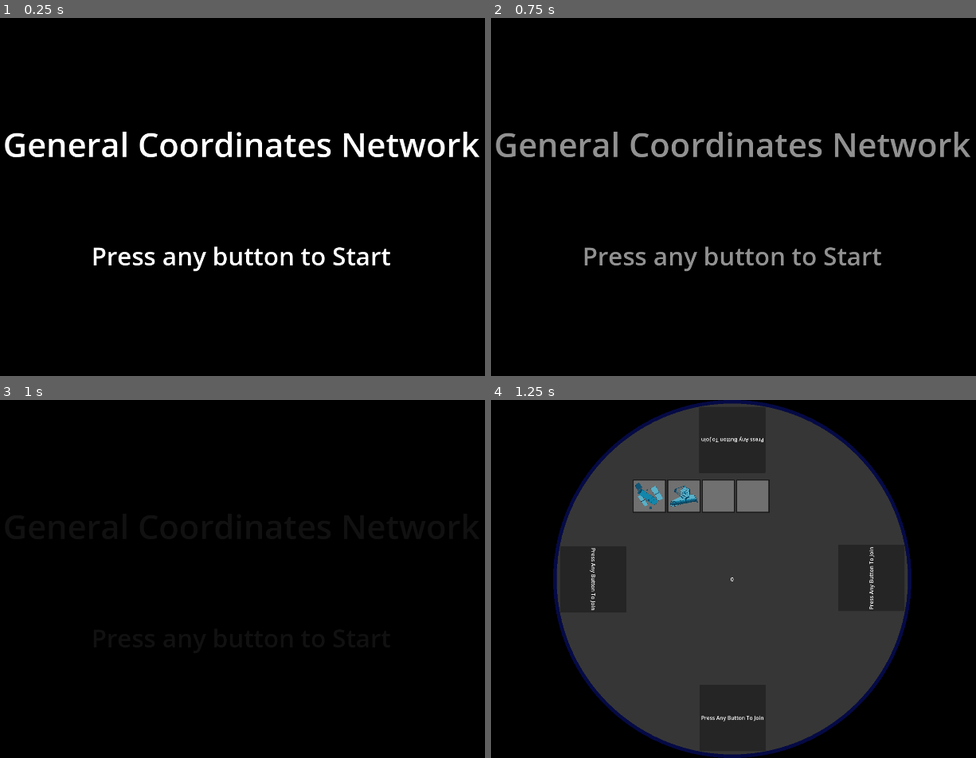
Above: before the commit, frames 1-4 (two rows, left to right).
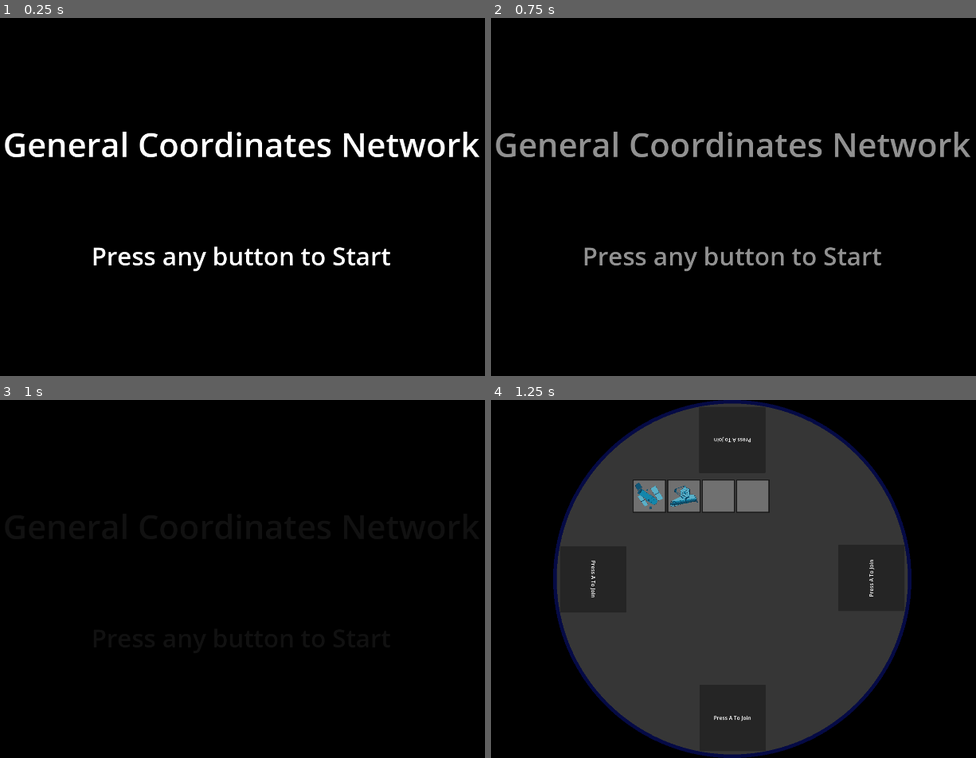
Above: after the commit, the same moments.

Repository: Courey/gcn-interactive-demo
Game: Godot game, scene res://scenes/title screen/title_screen.tscn
The game is run twice, just before and just after one commit, with the same random seed, the same clock (stepped at 60 frames per second) and the same inputs.
Inputs:
- Up to frame 1 (0.25 s): no input
- Up to frame 2 (0.75 s): tap Enter at 0.5 s
- Up to frame 3 (1 s): no input
- Up to frame 4 (1.25 s): no input

Frames 1-3 are identical in both runs. In frame 4, 0.4% of the frame differs, in the area x 20-80%, y 10-90%.

Commit message:
Change input name, refactor input handling

Diff:
--- a/project.godot
+++ b/project.godot
@@ -52,7 +52,7 @@
 "events": [Object(InputEventKey,"resource_local_to_scene":false,"resource_name":"","device":-1,"window_id":0,"alt_press …(192 unchanged characters)…
 ]
 }
-p1_select={
+p1_primary={
 "deadzone": 0.2,
 "events": [Object(InputEventKey,"resource_local_to_scene":false,"resource_name":"","device":-1,"window_id":0,"alt_press …(191 unchanged characters)…
 ]
@@ -117,17 +117,33 @@
 "events": [Object(InputEventKey,"resource_local_to_scene":false,"resource_name":"","device":-1,"window_id":0,"alt_press …(195 unchanged characters)…
 ]
 }
-p2_select={
+p2_primary={
 "deadzone": 0.2,
 "events": [Object(InputEventKey,"resource_local_to_scene":false,"resource_name":"","device":-1,"window_id":0,"alt_press …(191 unchanged characters)…
 ]
 }
-p3_select={
+p3_primary={
 "deadzone": 0.2,
 "events": [Object(InputEventKey,"resource_local_to_scene":false,"resource_name":"","device":-1,"window_id":0,"alt_press …(195 unchanged characters)…
 ]
 }
-p4_select={
+p4_primary={
+"deadzone": 0.2,
+"events": []
+}
+p1_secondary={
+"deadzone": 0.2,
+"events": []
+}
+p2_secondary={
+"deadzone": 0.2,
+"events": []
+}
+p3_secondary={
+"deadzone": 0.2,
+"events": []
+}
+p4_secondary={
 "deadzone": 0.2,
 "events": []
 }
--- a/resources/player_resource.gd
+++ b/resources/player_resource.gd
@@ -15,12 +15,12 @@
 func _init():
 	name = "Player%d" % id
 	input_prefix = "p%d" % id
-	#active = true
-
 
 func get_input_prefix():
 	return "p%d" % id
 
-
 func toggle_active():
 	active = !active
+
+func toggle_ready():
+	ready = !ready
--- a/scenes/observation/player_observer.gd
+++ b/scenes/observation/player_observer.gd
@@ -42,7 +42,7 @@
 
 
 func _input(event):
-	if (event.is_action_pressed(controlling_player.get_input_prefix() + "_select")):
+	if (event.is_action_pressed("%s_primary" % controlling_player.get_input_prefix())):
 		# Enable player
 		if (!controlling_player.active):
 			controlling_player.active = true
--- a/scenes/observatory_selection/selected_telescope_display.tscn
+++ b/scenes/observatory_selection/selected_telescope_display.tscn
@@ -237,5 +237,5 @@
 
 [node name="ReadyUpLabel" type="Label" parent="."]
 layout_mode = 2
-text = "Press Any Button To Join"
+text = "Press A To Join"
 horizontal_alignment = 1
--- a/scenes/observatory_selection/telescope_select.gd
+++ b/scenes/observatory_selection/telescope_select.gd
@@ -24,35 +24,33 @@
 		Grid.add_child(new_telescope)
 
 
+# Event based input. Ex: Ready up, join game,
 func _input(event: InputEvent) -> void:
-	var activePLayerCount = len(Utils.get_active_players())
-	if activePLayerCount > 0:
-		if len(Utils.get_active_players().filter(func (player): return player.ready)) == activePLayerCount:
-			StartTimer.start()
-		else:
-			StartTimer.stop()
+	for player in Global.PLAYERS:
+		# Player join session
+		if Input.is_action_just_pressed("%s_primary" % player.get_input_prefix()) && !player.active:
+			player.toggle_active()
+			displays[player.id - 1].toggle_ready_display()
+		# Player ready state checks
+		elif Input.is_action_just_pressed("%s_primary" % player.get_input_prefix()) && player.active:
+			player.toggle_ready()
+
+			# Start countdown clock to the Observation scene when all players are ready
+			var activePlayerCount = len(Utils.get_active_players())
+			if activePlayerCount > 0:
+				if len(Utils.get_active_players().filter(func (player): return player.ready)) == activePlayerCount:
+					StartTimer.start()
+					CountdownLabel.visible = true
+				else:
+					StartTimer.stop()
+					CountdownLabel.visible = false
 
 
 func _process(_delta):
-	for player in Utils.get_inactive_players():
+	for player in Utils.get_active_players():
+		if player.active && player.ready:
+			continue
 		var playerPrefix = player.get_input_prefix()
-		for action in InputMap.get_actions().filter(
-				func (action:StringName): return action.begins_with("%s" %  playerPrefix)
-			):
-			if Input.is_action_just_pressed(action):
-				player.toggle_active()
-				displays[player.id - 1].toggle_ready_display()
-		if player.active:
-			return
-
-	for player in Utils.get_active_players():
-		var playerPrefix = player.get_input_prefix()
-		if Input.is_action_just_pressed("%s_select" % playerPrefix):
-			player.ready = !player.ready
-
-		if player.ready:
-			continue
-
 		if Input.is_action_just_pressed("%s_up" % playerPrefix):
 			player.observatory_id -= GRID_COLUMNS % GRID_COLUMNS
 		elif Input.is_action_just_pressed("%s_down" % playerPrefix):
@@ -64,10 +62,11 @@
 
 		player.observatory = Grid.telescopes[player.observatory_id]
 
-	CountdownLabel.text = str(int(StartTimer.time_left))
+	if CountdownLabel.visible:
+		CountdownLabel.text = "Starting in %s..." % str(int(StartTimer.time_left))
 
 func _on_start_timer_timeout() -> void:
 	SceneManager.change_scene_with_transition(
 		self,
 		load("res://scenes/observation/main.tscn")
-	) # Replace with function body.
+	)
--- a/scenes/observatory_selection/telescope_select.tscn
+++ b/scenes/observatory_selection/telescope_select.tscn
@@ -121,10 +121,11 @@
 color = Color(0, 0, 0, 1)
 
 [node name="StartTimer" type="Timer" parent="."]
-wait_time = 5.0
+wait_time = 6.0
 one_shot = true
 
 [node name="StartCountdownLabel" type="Label" parent="."]
+visible = false
 layout_mode = 1
 anchors_preset = 8
 anchor_left = 0.5
